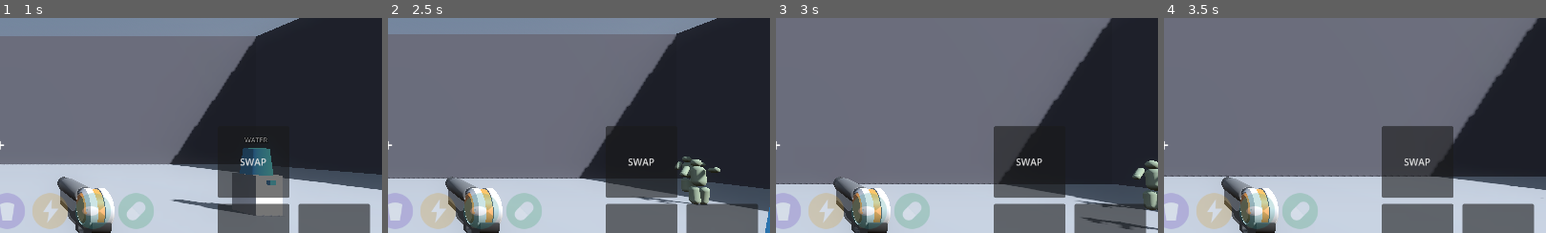
Above: before the commit, frames 1-4 (left to right).
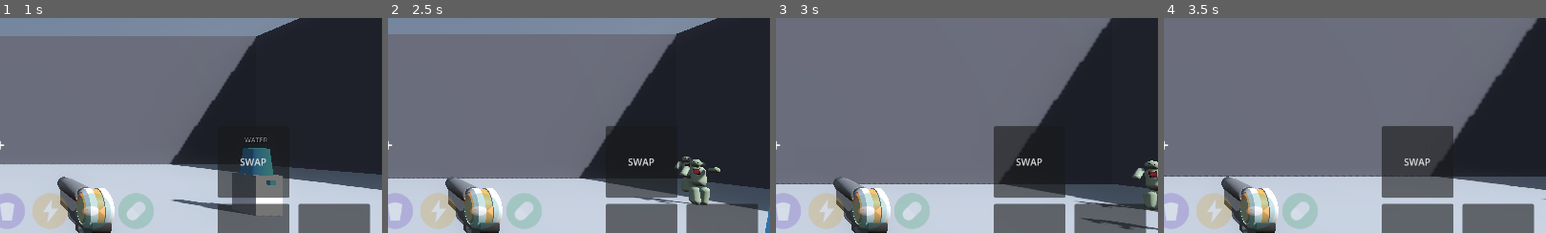
Above: after the commit, the same moments.

Repository: nateomach1-debug/jacked-undead
Game: Godot game, scene res://scenes/main/main.tscn
Same seed, same stepped clock (60 frames per second), same inputs: the game is played once before the commit and once after it.
Inputs (mouse positions are % of the whole screen's width and height, from its top left):
- Up to frame 1 (1 s): click "USE" at 0.5 s
- Up to frame 2 (2.5 s): click "JUMP" at 1.25 s; move the mouse to (49, 52) at 2.02 s; hold W (move_forward) from 2.03 s (still down); tap F (interact) at 2.1 s; tap Space (jump) at 2.27 s
- Up to frame 3 (3 s): keep holding W (move_forward); move the mouse to (57, 51) at 2.77 s; click (57, 51) at 2.85 s
- Up to frame 4 (3.5 s): keep holding W (move_forward); tap Space (jump) at 3.02 s
The pictures show only the part of the screen within x 50-100%, y 21-71%; the shares and areas given below are measured in that part.

Frame 1 is identical in both runs. In frame 2, 0.1% of the frame differs, in the area x 64-82%, y 64-85%; in frame 3, 0.2%, in the area x 79-100%, y 66-97%; in frame 4, less than 0.1%.

Commit message:
Enhance zombie scene with wound and gash details
Added new wound and gash meshes with materials to the zombie scene.

Diff:
--- a/scenes/zombies/zombie.tscn
+++ b/scenes/zombies/zombie.tscn
@@ -33,6 +33,12 @@
 [sub_resource type="BoxMesh" id="BoxMesh_wound"]
 size = Vector3(0.16, 0.2, 0.04)
 
+[sub_resource type="BoxMesh" id="BoxMesh_wound_inner"]
+size = Vector3(0.1, 0.13, 0.05)
+
+[sub_resource type="BoxMesh" id="BoxMesh_gash"]
+size = Vector3(0.03, 0.14, 0.05)
+
 [sub_resource type="StandardMaterial3D" id="StandardMaterial3D_skin"]
 albedo_color = Color(0.55, 0.6, 0.5, 1)
 roughness = 0.9
@@ -42,6 +48,10 @@
 
 [sub_resource type="StandardMaterial3D" id="StandardMaterial3D_wound"]
 albedo_color = Color(0.25, 0.05, 0.05, 1)
+roughness = 1.0
+
+[sub_resource type="StandardMaterial3D" id="StandardMaterial3D_wound_inner"]
+albedo_color = Color(0.45, 0.08, 0.08, 1)
 roughness = 1.0
 
 [node name="Zombie" type="CharacterBody3D"]
@@ -79,23 +89,42 @@
 surface_material_override/0 = SubResource("StandardMaterial3D_skin")
 
 [node name="Wound" type="MeshInstance3D" parent="Body/Torso"]
-position = Vector3(0.05, 0.15, 0.24)
+position = Vector3(0.05, 0.15, -0.24)
+rotation_degrees = Vector3(0, 8, 0)
 mesh = SubResource("BoxMesh_wound")
 surface_material_override/0 = SubResource("StandardMaterial3D_wound")
 
+[node name="WoundInner" type="MeshInstance3D" parent="Body/Torso"]
+position = Vector3(0.05, 0.15, -0.26)
+rotation_degrees = Vector3(0, 8, 12)
+mesh = SubResource("BoxMesh_wound_inner")
+surface_material_override/0 = SubResource("StandardMaterial3D_wound_inner")
+
+[node name="WoundGash1" type="MeshInstance3D" parent="Body/Torso"]
+position = Vector3(0.0, 0.22, -0.25)
+rotation_degrees = Vector3(0, 8, 35)
+mesh = SubResource("BoxMesh_gash")
+surface_material_override/0 = SubResource("StandardMaterial3D_wound")
+
+[node name="WoundGash2" type="MeshInstance3D" parent="Body/Torso"]
+position = Vector3(0.09, 0.09, -0.25)
+rotation_degrees = Vector3(0, 8, -25)
+mesh = SubResource("BoxMesh_gash")
+surface_material_override/0 = SubResource("StandardMaterial3D_wound")
+
 [node name="Head" type="MeshInstance3D" parent="Body"]
-position = Vector3(0.08, 0.67, 0.08)
+position = Vector3(0.08, 0.67, -0.08)
 rotation_degrees = Vector3(8, 0, 10)
 mesh = SubResource("SphereMesh_head")
 surface_material_override/0 = SubResource("StandardMaterial3D_skin")
 
 [node name="EyeLeft" type="MeshInstance3D" parent="Body/Head"]
-position = Vector3(0.05, 0.02, 0.15)
+position = Vector3(0.05, 0.02, -0.15)
 mesh = SubResource("SphereMesh_eye")
 surface_material_override/0 = SubResource("StandardMaterial3D_eye")
 
 [node name="EyeRight" type="MeshInstance3D" parent="Body/Head"]
-position = Vector3(-0.05, 0.02, 0.15)
+position = Vector3(-0.05, 0.02, -0.15)
 mesh = SubResource("SphereMesh_eye")
 surface_material_override/0 = SubResource("StandardMaterial3D_eye")
 
Not shown: 1 places in scenes/zombies/zombie.tscn that only renumber resources
